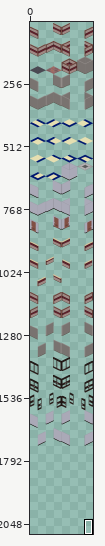
Edited in one commit: sprite sheet (Content/SheetsOrigin/cubiclewallssheet.png). The first picture is a wide view before the edit; the outline marks the close-up.
Close-up. Before the edit:
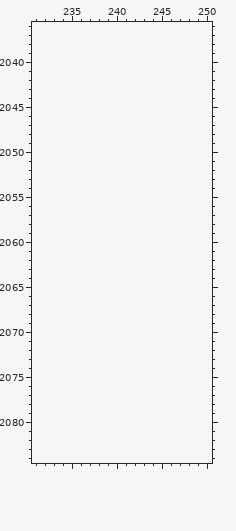
The file is 256x1728 pixels. Colours within 5 levels of each other are drawn and written as one. Shown: x 231..250, y 2036..2084. The old version is drawn lined up with the new one, on the new canvas. The wide view leaves out empty margins. The commit also changed other parts of the picture, which this record leaves out.
Now the later version:
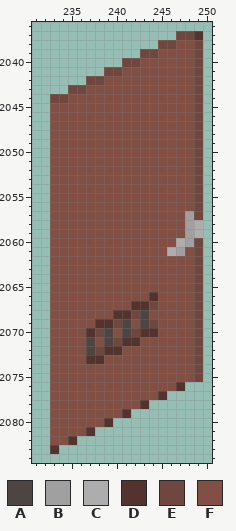
Palette (. is transparent): A #4e4442  B #a0a0a0  C #adadad  D #52332d  E #70473f  F #814f44
Change:
canvas 256x1728 -> 256x2304
@@ x 231..250 @@
 2036 ....................
-2037 ....................
-2038 ....................
-2039 ....................
-2040 ....................
-2041 ....................
-2042 ....................
-2043 ....................
-2044 ....................
-2045 ....................
-2046 ....................
-2047 ....................
-2048 ....................
-2049 ....................
-2050 ....................
-2051 ....................
-2052 ....................
-2053 ....................
-2054 ....................
-2055 ....................
-2056 ....................
-2057 ....................
-2058 ....................
-2059 ....................
-2060 ....................
-2061 ....................
-2062 ....................
-2063 ....................
-2064 ....................
-2065 ....................
-2066 ....................
-2067 ....................
-2068 ....................
-2069 ....................
-2070 ....................
-2071 ....................
-2072 ....................
-2073 ....................
-2074 ....................
-2075 ....................
-2076 ....................
-2077 ....................
-2078 ....................
-2079 ....................
-2080 ....................
-2081 ....................
-2082 ....................
-2083 ....................
+2037 ................EED.
+2038 ..............EEFFE.
+2039 ............EEFFFFE.
+2040 ..........EEFFFFFFE.
+2041 ........EEFFFFFFFFE.
+2042 ......EEFFFFFFFFFFE.
+2043 ....EEFFFFFFFFFFFFE.
+2044 ..EEFFFFFFFFFFFFFFE.
+2045 ..FFFFFFFFFFFFFFFFE.
+2046 ..FFFFFFFFFFFFFFFFE.
+2047 ..FFFFFFFFFFFFFFFFE.
+2048 ..FFFFFFFFFFFFFFFFE.
+2049 ..FFFFFFFFFFFFFFFFE.
+2050 ..FFFFFFFFFFFFFFFFE.
+2051 ..FFFFFFFFFFFFFFFFE.
+2052 ..FFFFFFFFFFFFFFFFE.
+2053 ..FFFFFFFFFFFFFFFFE.
+2054 ..FFFFFFFFFFFFFFFFE.
+2055 ..FFFFFFFFFFFFFFFFE.
+2056 ..FFFFFFFFFFFFFFFFE.
+2057 ..FFFFFFFFFFFFFFFBE.
+2058 ..FFFFFFFFFFFFFFFBC.
+2059 ..FFFFFFFFFFFFFFFBC.
+2060 ..FFFFFFFFFFFFFFCBE.
+2061 ..FFFFFFFFFFFFFCBFE.
+2062 ..FFFFFFFFFFFFFFFFE.
+2063 ..FFFFFFFFFFFFFFFFE.
+2064 ..FFFFFFFFFFFFFFFFE.
+2065 ..FFFFFFFFFFFFFFFFE.
+2066 ..FFFFFFFFFFFDFFFFE.
+2067 ..FFFFFFFFFDDEFFFFE.
+2068 ..FFFFFFFDDEAFFFFFE.
+2069 ..FFFFFDDEAFAEFFFFE.
+2070 ..FFFFDEAFAEDDFFFFE.
+2071 ..FFFFAFAEDDFFFFFFE.
+2072 ..FFFFAEDDFFFFFFFFE.
+2073 ..FFFFDDFFFFFFFFFFE.
+2074 ..FFFFFFFFFFFFFFFFE.
+2075 ..FFFFFFFFFFFFFFFFE.
+2076 ..FFFFFFFFFFFFFFD...
+2077 ..FFFFFFFFFFFFD.....
+2078 ..FFFFFFFFFFD.......
+2079 ..FFFFFFFFD.........
+2080 ..FFFFFFD...........
+2081 ..FFFFD.............
+2082 ..FFD...............
+2083 ..D.................
 2084 ....................
Boxes around the changes in both close-ups, in picture pixels (x1, y1, x2, y2):
added: (50, 31, 203, 454)
